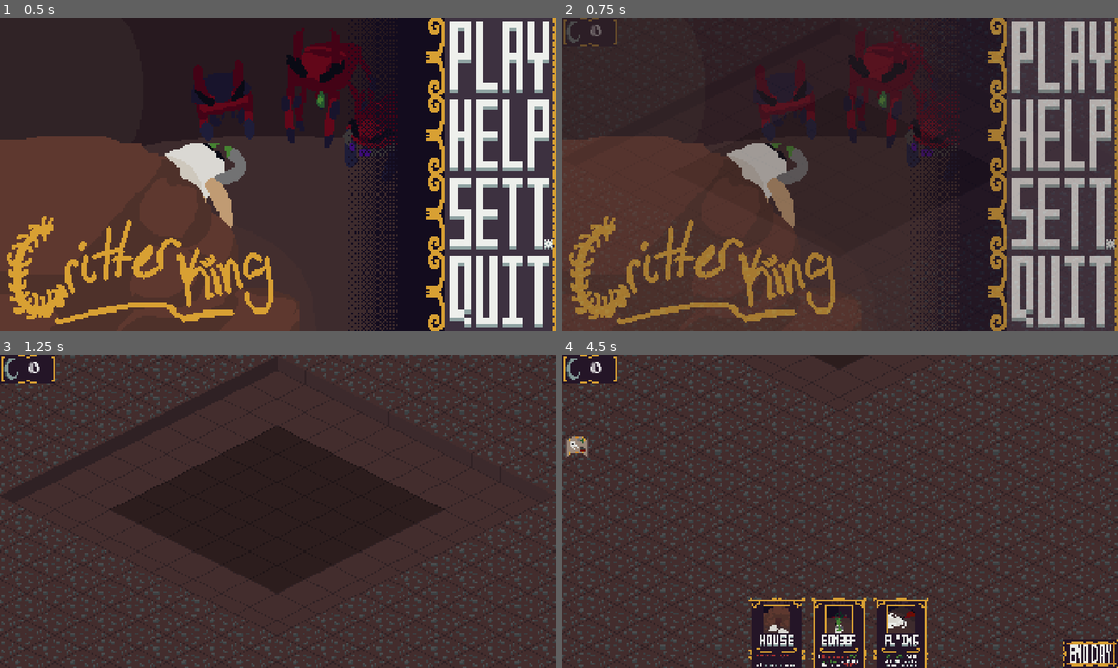
Above: before the commit, frames 1-4 (two rows, left to right).
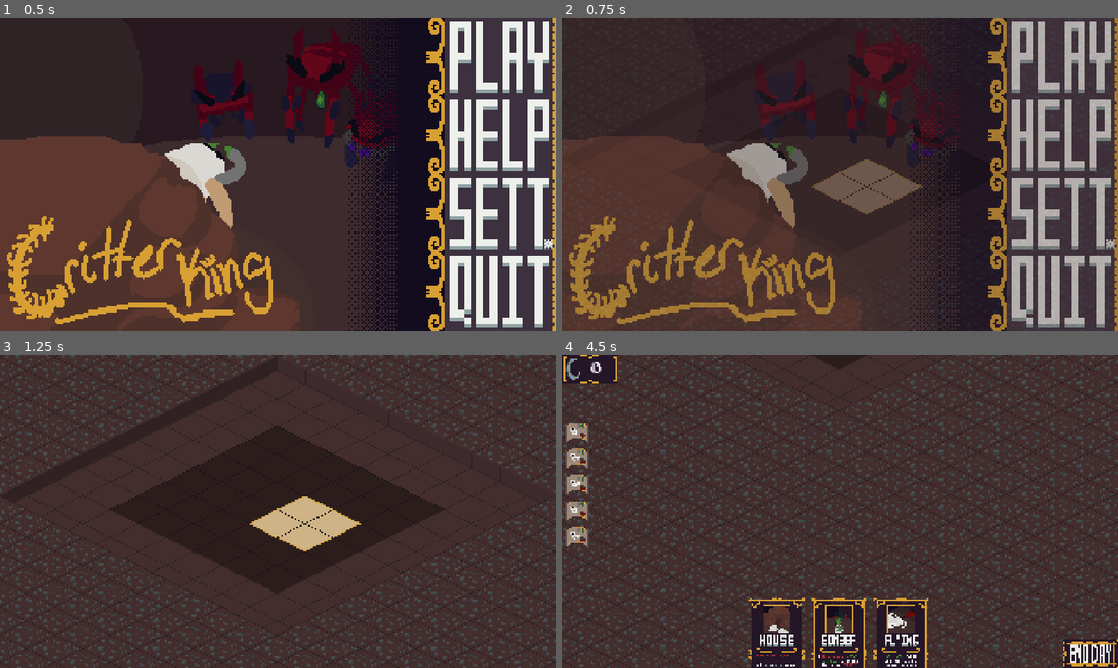
Above: after the commit, the same moments.

Repository: LogCheung/Critterking
Game: Godot game, scene res://World/Scenes/world.tscn
Two runs of this game, one before a commit and one after it. Both use one fixed random seed, a clock stepped at 60 frames per second and the inputs below.
Inputs (mouse positions are in pixels of both pictures, inside the frame that each line leads up to):
- Up to frame 1 (0.5 s): no input
- Up to frame 2 (0.75 s): click (1062, 58) at 0.5 s
- Up to frame 3 (1.25 s): no input
- Up to frame 4 (4.5 s): tap Enter (ui_accept) at 1.25, 1.52 s; move the mouse to (962, 495) at 1.27 s; hold S (camera_move_down) 1.28-2 s; click (962, 495) at 1.42 s; click (834, 552) at 2 s; click (701, 480) at 2.77 s; click (834, 552) at 3.5 s; click (701, 480) at 4.27 s

Frame 1 is identical in both runs. In frame 2, 2.0% of the frame differs, in the area x 0-65%, y 0-63%; in frame 3, 2.6%; in frame 4, 1.1%.

Commit message:
hover almost

Diff:
--- a/minibadkings/TileMap/Scenes/tile_world.tscn
+++ b/minibadkings/TileMap/Scenes/tile_world.tscn
@@ -1,7 +1,8 @@
-[gd_scene load_steps=6 format=4 uid="uid://y0ju1mi4ih78"]
+[gd_scene load_steps=9 format=4 uid="uid://y0ju1mi4ih78"]
 
 [ext_resource type="Script" uid="uid://d3yteynx5bbfn" path="res://TileMap/Scripts/tile_world.gd" id="1_leqhe"]
 [ext_resource type="TileSet" uid="uid://bxsbqepu6rxgc" path="res://TileMap/Scenes/WorldTileSet.tres" id="2_jb8ou"]
+[ext_resource type="Texture2D" uid="uid://dchtcmyjxapii" path="res://TileMap/Assets/activeHover.png" id="4_fl1qv"]
 [ext_resource type="Texture2D" uid="uid://khwrwj4va25l" path="res://TileMap/Assets/hover.png" id="4_h7jyf"]
 
 [sub_resource type="TileSetAtlasSource" id="TileSetAtlasSource_fl1qv"]
@@ -17,6 +18,113 @@
 tile_offset_axis = 1
 tile_size = Vector2i(64, 32)
 sources/0 = SubResource("TileSetAtlasSource_fl1qv")
+
+[sub_resource type="TileSetAtlasSource" id="TileSetAtlasSource_c7ucq"]
+texture = ExtResource("4_fl1qv")
+texture_region_size = Vector2i(64, 64)
+0:0/0 = 0
+0:0/0/terrain_set = 0
+0:0/0/terrain = 0
+0:0/0/terrains_peering_bit/top_left_side = 0
+0:0/0/terrains_peering_bit/top_right_side = 0
+1:0/0 = 0
+1:0/0/terrain_set = 0
+1:0/0/terrain = 0
+1:0/0/terrains_peering_bit/bottom_left_side = 0
+1:0/0/terrains_peering_bit/top_right_side = 0
+0:1/0 = 0
+0:1/0/terrain_set = 0
+0:1/0/terrain = 0
+0:1/0/terrains_peering_bit/bottom_right_side = 0
+0:1/0/terrains_peering_bit/bottom_left_side = 0
+1:1/0 = 0
+1:1/0/texture_origin = Vector2i(0, -16)
+1:1/0/terrain_set = 0
+1:1/0/terrain = 0
+2:0/0 = 0
+2:0/0/terrain_set = 0
+2:0/0/terrain = 0
+2:0/0/terrains_peering_bit/bottom_left_side = 0
+3:0/0 = 0
+3:0/0/terrain_set = 0
+3:0/0/terrain = 0
+3:0/0/terrains_peering_bit/bottom_left_side = 0
+3:0/0/terrains_peering_bit/top_left_side = 0
+3:0/0/terrains_peering_bit/top_right_side = 0
+3:1/0 = 0
+3:1/0/texture_origin = Vector2i(0, -16)
+3:1/0/terrain_set = 0
+3:1/0/terrain = 0
+3:1/0/terrains_peering_bit/bottom_right_side = 0
+3:1/0/terrains_peering_bit/top_left_side = 0
+3:1/0/terrains_peering_bit/top_right_side = 0
+2:1/0 = 0
+2:1/0/texture_origin = Vector2i(0, -16)
+2:1/0/terrain_set = 0
+2:1/0/terrain = 0
+2:1/0/terrains_peering_bit/bottom_right_side = 0
+2:2/0 = 0
+2:2/0/texture_origin = Vector2i(0, -16)
+2:2/0/terrain_set = 0
+2:2/0/terrain = 0
+2:2/0/terrains_peering_bit/top_left_side = 0
+3:2/0 = 0
+3:2/0/texture_origin = Vector2i(0, -16)
+3:2/0/terrain_set = 0
+3:2/0/terrain = 0
+3:2/0/terrains_peering_bit/bottom_right_side = 0
+3:2/0/terrains_peering_bit/bottom_left_side = 0
+3:2/0/terrains_peering_bit/top_right_side = 0
+1:2/0 = 0
+1:2/0/texture_origin = Vector2i(0, -16)
+1:2/0/terrain_set = 0
+1:2/0/terrain = 0
+1:2/0/terrains_peering_bit/bottom_right_side = 0
+1:2/0/terrains_peering_bit/bottom_left_side = 0
+1:2/0/terrains_peering_bit/top_left_side = 0
+1:2/0/terrains_peering_bit/top_right_side = 0
+0:2/0 = 0
+0:2/0/texture_origin = Vector2i(0, -16)
+0:2/0/terrain_set = 0
+0:2/0/terrain = 0
+0:2/0/terrains_peering_bit/bottom_right_side = 0
+0:2/0/terrains_peering_bit/top_right_side = 0
+0:3/0 = 0
+0:3/0/texture_origin = Vector2i(0, -16)
+0:3/0/terrain_set = 0
+0:3/0/terrain = 0
+0:3/0/terrains_peering_bit/bottom_left_side = 0
+0:3/0/terrains_peering_bit/top_left_side = 0
+2:3/0 = 0
+2:3/0/texture_origin = Vector2i(0, -16)
+2:3/0/terrain_set = 0
+2:3/0/terrain = 0
+2:3/0/terrains_peering_bit/bottom_right_side = 0
+2:3/0/terrains_peering_bit/bottom_left_side = 0
+2:3/0/terrains_peering_bit/top_left_side = 0
+3:3/0 = 0
+3:3/0/texture_origin = Vector2i(0, -16)
+3:3/0/terrain_set = 0
+3:3/0/terrain = 0
+3:3/0/terrains_peering_bit/bottom_right_side = 0
+3:3/0/terrains_peering_bit/bottom_left_side = 0
+3:3/0/terrains_peering_bit/top_left_side = 0
+1:3/0 = 0
+1:3/0/texture_origin = Vector2i(0, -16)
+1:3/0/terrain_set = 0
+1:3/0/terrain = 0
+1:3/0/terrains_peering_bit/bottom_right_side = 0
+1:3/0/terrains_peering_bit/top_left_side = 0
+
+[sub_resource type="TileSet" id="TileSet_jb8ou"]
+tile_shape = 1
+tile_layout = 5
+tile_offset_axis = 1
+tile_size = Vector2i(64, 32)
+terrain_set_0/mode = 2
+terrain_set_0/terrain_0/name = "Terrain 0"
+terrain_set_0/terrain_0/color = Color(0.31056225, 4.548356e-06, 0.22128147, 1)
+sources/0 = SubResource("TileSetAtlasSource_c7ucq")
 
 [node name="TileWorld" type="Node2D" groups=["TILEWORLD"]]
 y_sort_enabled = true
@@ -38,5 +146,10 @@
 z_index = 1
 tile_set = SubResource("TileSet_c7ucq")
 
+[node name="ActiveHover" type="TileMapLayer" parent="."]
+z_index = 1
+tile_map_data = PackedByteArray("AAAJAAAAAAAAAAEAAAAKAAEAAAAAAAAAAAAJAAEAAAAAAAIAAAAKAAAAAAAAAAMAAAA=")
+tile_set = SubResource("TileSet_jb8ou")
+
 [node name="Center" type="Node2D" parent="."]
 position = Vector2(288, 160)
--- a/minibadkings/UI/Scenes/ui.tscn
+++ b/minibadkings/UI/Scenes/ui.tscn
@@ -534,21 +534,35 @@
 anchor_right = 1.0
 anchor_bottom = 0.5
 offset_left = -1910.0
-offset_top = -279.0
+offset_top = -312.0
 offset_right = -1814.0
-offset_bottom = 221.0
+offset_bottom = 188.0
 grow_horizontal = 0
 grow_vertical = 2
 
 [node name="VBoxContainer" type="VBoxContainer" parent="Decrees"]
 layout_mode = 0
 offset_left = 2.0
+offset_top = 1.5258789e-05
 offset_right = 34.0
-offset_bottom = 40.0
+offset_bottom = 170.00002
 scale = Vector2(2.5, 2.5)
+theme_override_constants/separation = 10
 alignment = 1
 
 [node name="Decree" parent="Decrees/VBoxContainer" instance=ExtResource("7_gu1s8")]
+layout_mode = 2
+
+[node name="Decree2" parent="Decrees/VBoxContainer" instance=ExtResource("7_gu1s8")]
+layout_mode = 2
+
+[node name="Decree3" parent="Decrees/VBoxContainer" instance=ExtResource("7_gu1s8")]
+layout_mode = 2
+
+[node name="Decree4" parent="Decrees/VBoxContainer" instance=ExtResource("7_gu1s8")]
+layout_mode = 2
+
+[node name="Decree5" parent="Decrees/VBoxContainer" instance=ExtResource("7_gu1s8")]
 layout_mode = 2
 
 [node name="Hand" type="Control" parent="."]
--- a/minibadkings/UI/Scripts/decree.gd
+++ b/minibadkings/UI/Scripts/decree.gd
@@ -17,6 +17,8 @@
 
 func _on_mouse_entered() -> void:
 	under_mouse = true
+	sprite.scale = Vector2(1.5,1.5)
+	custom_minimum_size *= 1.5
 	sprite.material = preload("res://Units/Shaders/houseHighlight.tres")
 	pass # Replace with function body.
 
@@ -24,6 +26,8 @@
 func _on_mouse_exited() -> void:
 	under_mouse = false
 	sprite.material = null
+	custom_minimum_size /= 1.5
+	sprite.scale = Vector2(1,1)
 	pass # Replace with function body.
 
 func match_sprite() -> void:
--- a/minibadkings/UI/Scripts/ui.gd
+++ b/minibadkings/UI/Scripts/ui.gd
@@ -18,6 +18,7 @@
 @onready var crtr_pause: AudioStreamPlayer = %crtrPause
 @onready var dispatch: Control = %Dispatch
 @onready var decrees: Control = %Decrees
+@onready var night_counter: Control = %NightCounter
 
 @export var rollArray : Array = []
 
@@ -61,7 +62,6 @@
 		%crtrDay.stop()
 		%crtrPause.stop()
 		%crtrNight.play()
-	%NightCounter.show()
 	%DayNight.text = str(Global.nights)
 
 func _ready() -> void:
@@ -101,7 +101,8 @@
 	cards.hide()
 	hand.show()
 	end_turn.show()
-	%Decrees.show()
+	decrees.show()
+	night_counter.show()
 	var container = %Hand.get_child(0) # Hboxcontainer
 	await get_tree().create_timer(.05).timeout
 	for c : Card in container.get_children():
@@ -134,7 +135,8 @@
 	if rolltype == Card.ROLLTYPE.CHARM:
 		%CardShow.texture = preload("res://UI/Assets/menus/discoveryshow.png")
 		%CardShow.hframes = 40
-		%Card3.type = Global.cardsDispatched.front().type
+		if !Global.cardsDispatched.is_empty() :
+			%Card3.type = Global.cardsDispatched.front().type
 		%Card3.match_sprite_type()
 	else:
 		%CardShow.texture = preload("res://UI/Assets/menus/cardshow.png")
--- a/minibadkings/World/Scripts/world.gd
+++ b/minibadkings/World/Scripts/world.gd
@@ -190,6 +190,7 @@
 
 	for c in ui.get_children():
 		if !c is Control: continue
+		if c == ui.night_counter or c == ui.decrees : continue
 		c.hide()
 
 func on_enemy_group_eliminated() -> void:
Binary file added: minibadkings/TileMap/Assets/activeHover.png
Not shown, added: minibadkings/TileMap/Assets/activeHover.png.import
